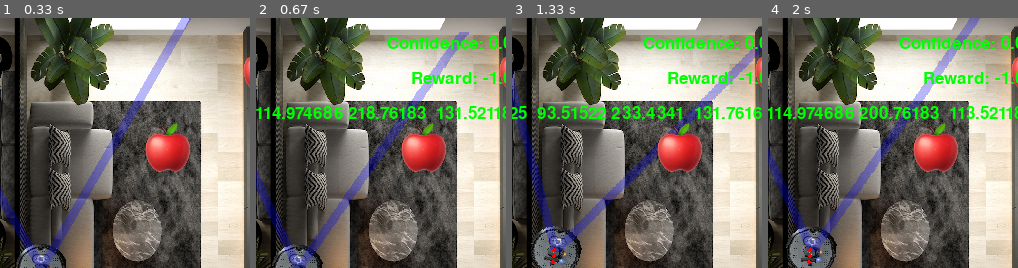
Above: before the commit, frames 1-4 (left to right).
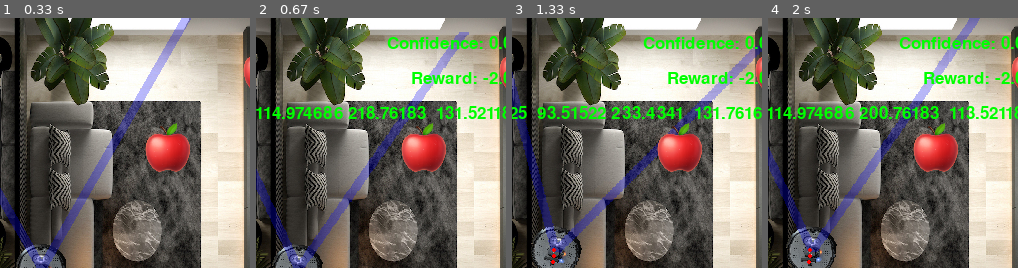
Above: after the commit, the same moments.

Repository: Anwealso/ReLOaD
Game: pygame game, started from reload/simplesim/env_gym.py
Two runs of this game, one before a commit and one after it. Both use one fixed random seed, a clock stepped at 60 frames per second and the inputs below.
Inputs:
- Up to frame 1 (0.33 s): no input
- Up to frame 2 (0.67 s): hold Right from 0.33 s (still down)
- Up to frame 3 (1.33 s): release Right at 0.8 s; hold Up 0.83-1.13 s; tap Space at 0.9, 1.23 s; hold Right from 1.17 s (still down)
- Up to frame 4 (2 s): release Right at 1.63 s; hold Left from 1.67 s (still down); tap Space at 1.73 s
The pictures show only the part of the screen within x 42-92%, y 0-50%; the shares and areas given below are measured in that part.

Frame 1 is identical in both runs. In frame 2, 0.1% of the frame differs, in the area x 93-97%, y 21-27%; in frame 3, 0.1%; in frame 4, 0.1%.

Commit message:
Added total confidence over time based reward

Diff:
--- a/reload/simplesim/env_gym.py
+++ b/reload/simplesim/env_gym.py
@@ -21,7 +21,7 @@
         """
 
         self.step_cost = 1
-        self.action_cost = 0  # was 1
+        self.action_cost = 1  # was 1
         self.goal_reached_cutoff = 0.9
 
         # Init. Renders
@@ -126,15 +126,56 @@
         # Apply penalty per step to incentivise to get to goal fast
         reward -= self.step_cost
 
-        # # Apply penalty per action so that it doesnt move extraneously once it
-        # # gets to the goal
-        # if action != 0:
-        #     reward -= self.action_cost
+        # Apply penalty per action so that it doesnt move extraneously once it
+        # gets to the goal
+        if action != 0:
+            reward -= self.action_cost
 
         # Apply reward based on observation entropy
-        reward += self.get_entropy_reward(verbose=0) * self.game.starting_budget
+        # reward += self.get_entropy_reward(verbose=0) * self.game.starting_budget
+        reward += self.get_time_reward(verbose=0)
 
         return reward
+
+    def get_time_reward(self, verbose=0):
+        """
+        A time based reward that gives reward proportional to the amount of
+        times each target is correctly classified in an observation (correct
+        class has the highest probability)
+
+        Or in this case - correct class has >50% probability
+        """
+
+        # Get the the set of all correct observations for each target
+        correct_obs_confidences = np.zeros_like(self.game.confidences)
+        correct_obs_confidences = np.add(
+            correct_obs_confidences,
+            self.game.confidences,
+            where=(self.game.confidences > 0.5),
+            out=np.zeros_like(self.game.confidences)
+        )
+
+        target_correct_obs_confidences = np.sum(
+            correct_obs_confidences,
+            axis=1,
+        )
+
+        total_correct_obs_confidences = np.sum(target_correct_obs_confidences)
+
+        # Normalise the reward to 0-1, against the length of the episode so far and the number of targets
+        reward = float(total_correct_obs_confidences) / (self.game.num_targets * self.game.count)
+
+        scaling_factor = 10
+        reward = reward * scaling_factor
+
+        if verbose > 0:
+            print(f"correct_obs_confidences: {correct_obs_confidences}")
+            print(f"target_correct_obs_confidences: {target_correct_obs_confidences}")
+            print(f"total_correct_obs_confidences: {total_correct_obs_confidences}")
+            print(f"reward: {reward}")
+
+        return reward
+
 
     def get_entropy_reward(self, verbose=0):
         """
Not shown, changed: reload/simplesim/simplesim_nav_nonholo.ipynb
